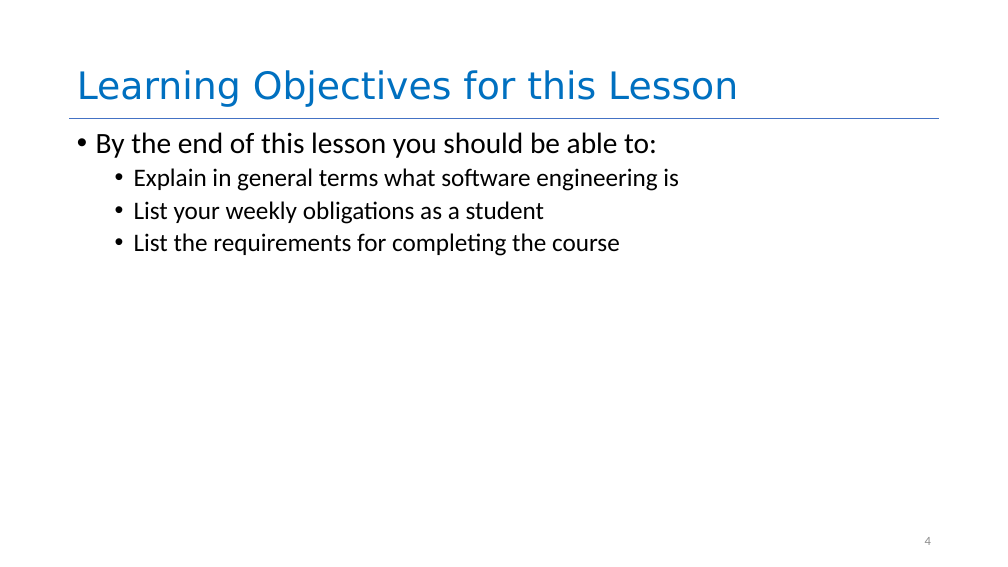
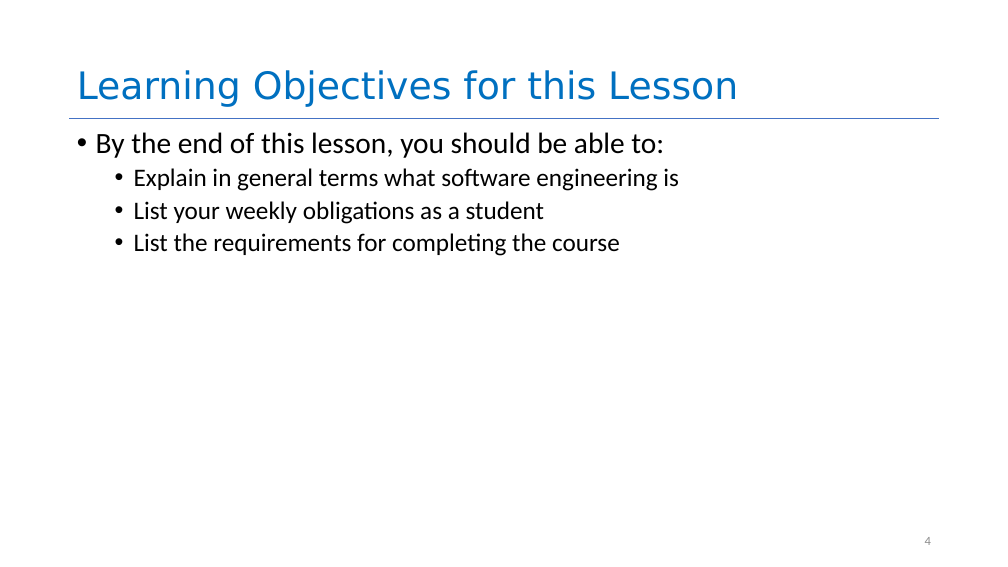
Before and after one commit to neu-se/CS4530-Fall-2022, a slide deck: slide 4 of Slides/Lesson 1.1 Course Introduction.pptx. Drawn at 1008x567 pixels with LibreOffice and Linux fonts; fonts in the diff are those of the drawing. Boxes give left, top, right and bottom in pixels: in the first picture for what was removed or moved away, otherwise in the second. Text is boxed around its words. In the diff, an @@ line names an element or a change of style, - is before the commit and + after.

```diff
--- a/Slides/Lesson 1.1 Course Introduction.pptx
+++ b/Slides/Lesson 1.1 Course Introduction.pptx
@@ text at [96,132,664,158]: text changed @@
-• By the end of this lesson you should be able to:
+• By the end of this lesson, you should be able to:
```
Also in this commit, not shown: 6 other slides changed, 2 other files.
